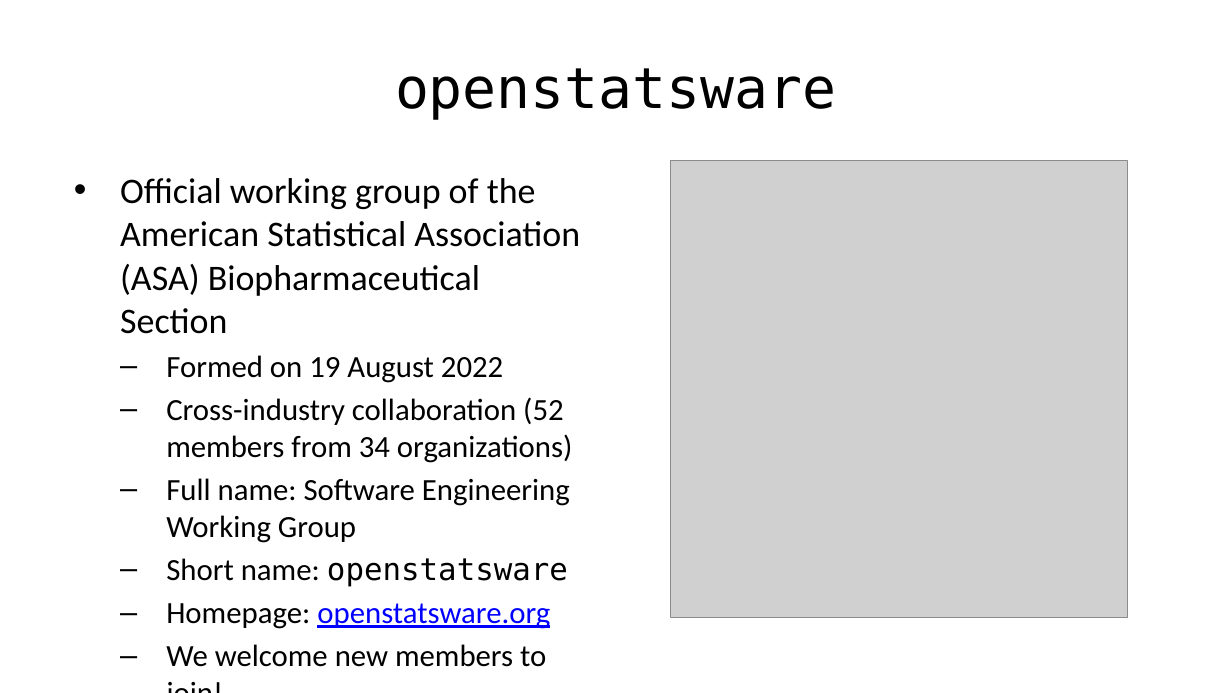
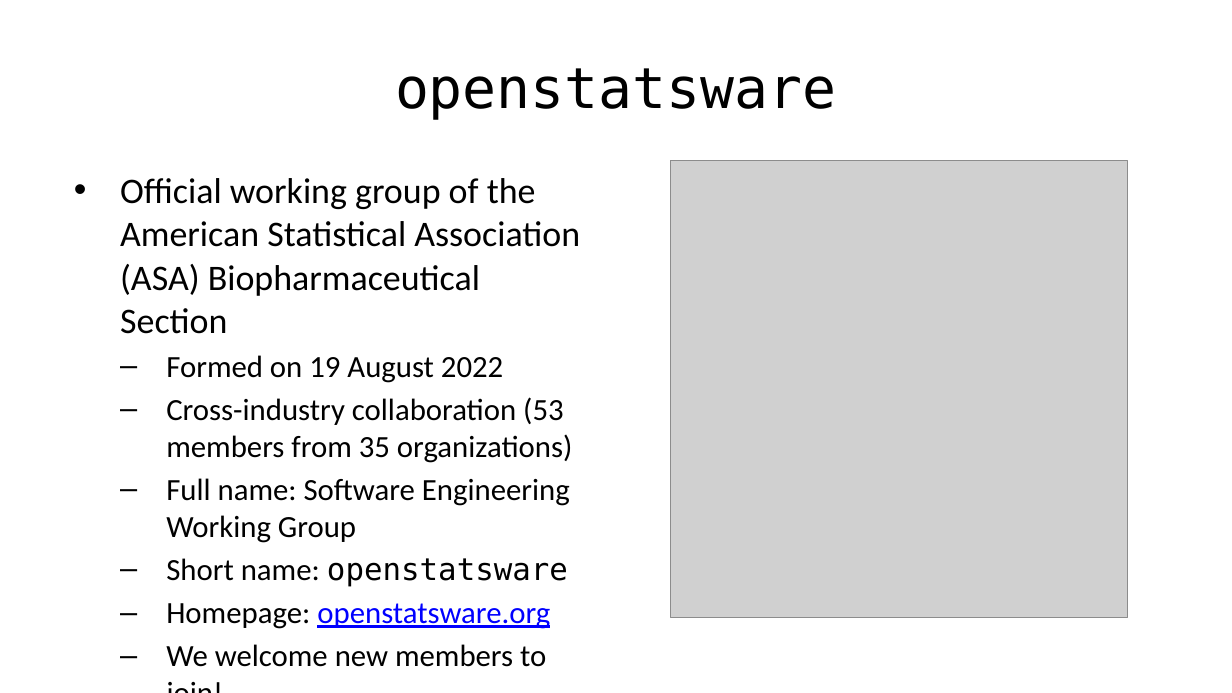
Before and after one commit to openstatsware/website, a slide deck: slide 4 of slides/asa-biop-webinar-feb2024.pptx. Drawn at 1232x693 pixels with LibreOffice and Linux fonts; fonts in the diff are those of the drawing; grey boxes stand for pictures. Boxes give left, top, right and bottom in pixels: in the first picture for what was removed or moved away, otherwise in the second. Text is boxed around its words. In the diff, an @@ line names an element or a change of style, - is before the commit and + after.

```diff
--- a/slides/asa-biop-webinar-feb2024.pptx
+++ b/slides/asa-biop-webinar-feb2024.pptx
@@ text at (166,397,572,463): text changed @@
-  – Cross-industry collaboration (52 members from 34 organizations)
+  – Cross-industry collaboration (53 members from 35 organizations)
```
Also in this commit, not shown: 19 other files.
